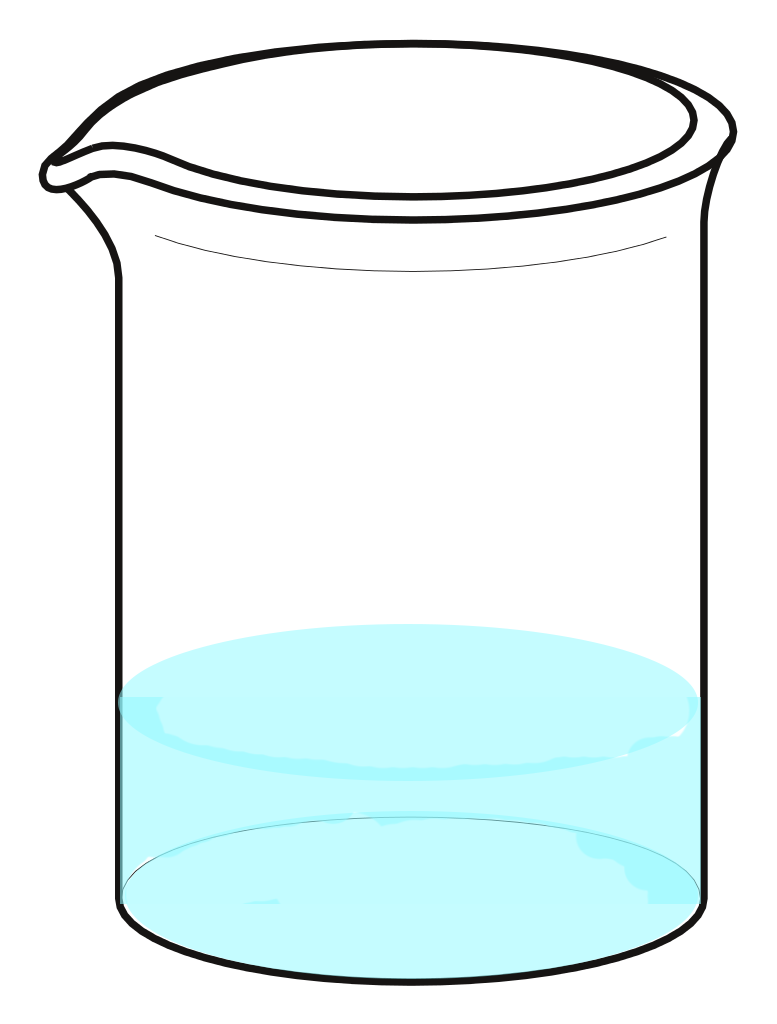
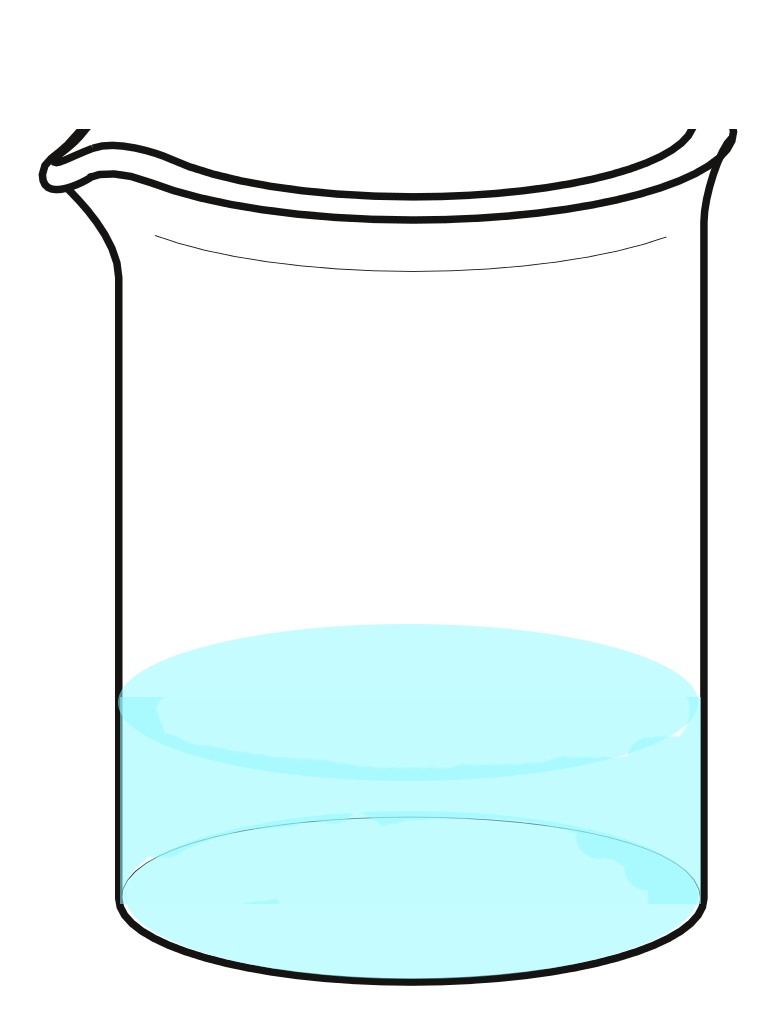
Two versions of the same layered image (777 × 1024). Layer-by-layer changes:
painted on "Layer 1", masked it over box(76, 39, 737, 129)
